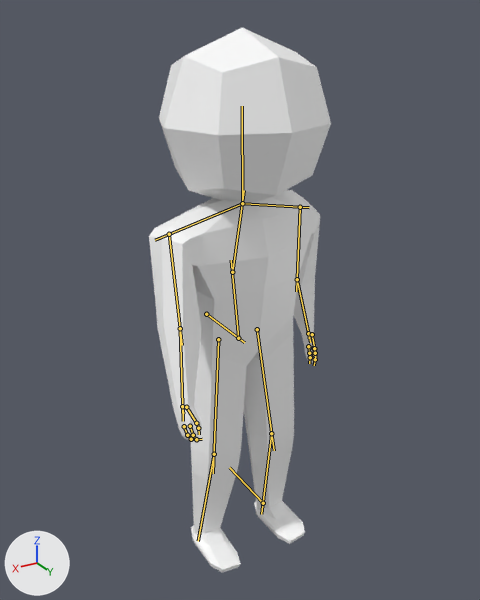
Before and after pictures for a commit that changed the glTF model Assets/LowPolyDud1.1.glb.
One viewpoint serves both versions: a 50 mm lens placed at (1.165, 1.952, 2.032), pointed at (0.024, 0.051, 1.082). The lights are fixed; the arrows at lower left show +X, +Y and +Z. The first picture is the older version. Both versions are drawn at frame 155 of the action 'ArmatureAction'; the numbers are the values there. The bones that change, and the others that lie on the model, are drawn over the model as lines.
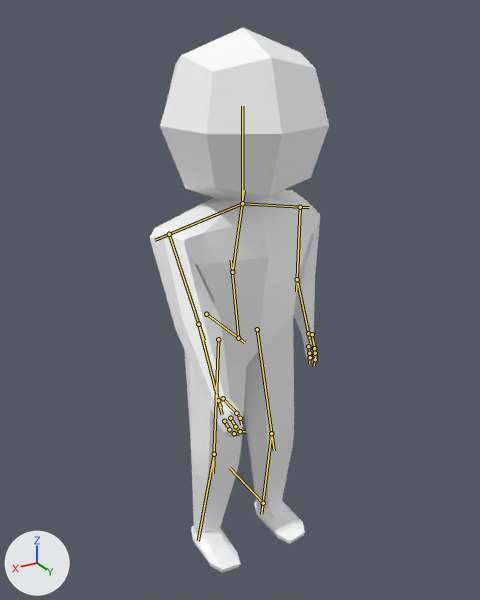
Location of each change, (x1, y1, x2, y2) in pixels of the pictures (480 x 600 px):
'Cube.001', posed: before (149, 28, 331, 573); after (150, 28, 329, 573)
bone 'RighUperArm', root to tip: before (169, 234) to (182, 345); after (169, 234) to (204, 340)

What the commit changed:
Bone 'Head' (bone_head) turns from (4, -10, 0) to (4, -18, 0) degrees about its own x, y and z.
Bone 'RighUperArm' (bone_righuperarm) turns from (-66, 19, 13) to (-59, 31, 26) degrees about its own x, y and z.
